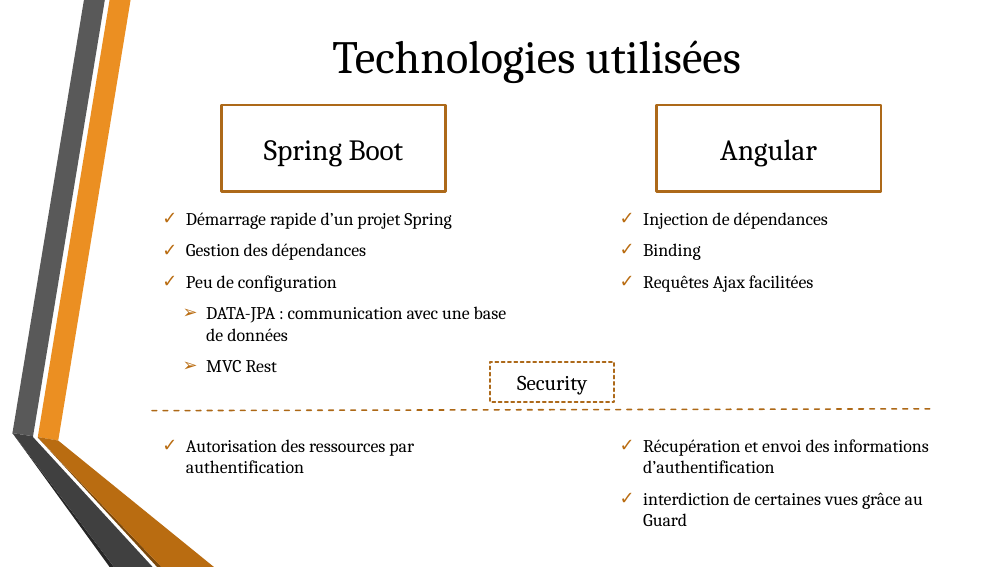
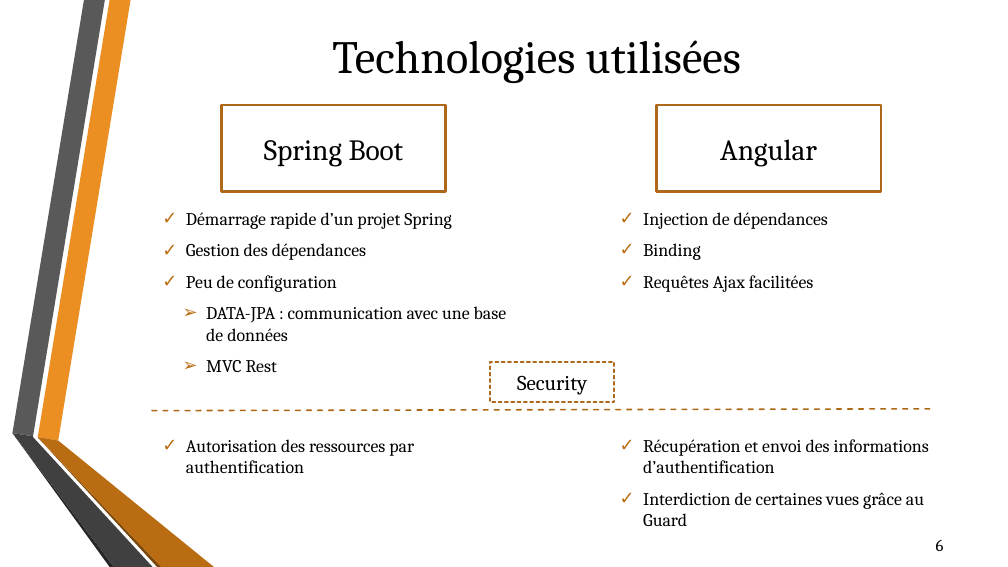
Before and after one commit to ddevillers/ncdz, a slide deck: slide 6 of NC-DROPZONE.pptx (slide 7 before the commit). Drawn at 1008x567 pixels with LibreOffice and Linux fonts; fonts in the diff are those of the drawing; background and template pictures are left out. Boxes give left, top, right and bottom in pixels: in the first picture for what was removed or moved away, otherwise in the second. Text is boxed around its words. In the diff, an @@ line names an element or a change of style, - is before the commit and + after.

```diff
--- a/NC-DROPZONE.pptx
+++ b/NC-DROPZONE.pptx
@@ text at (643, 492, 924, 526): text changed @@
-✓ interdiction de certaines vues grâce au Guard
+✓ Interdiction de certaines vues grâce au Guard
@@ page number added at (936, 540, 944, 551), 16 pt, text #000000 @@
+6
```
Also in this commit, not shown: 7 other slides changed, 5 slides added, 1 slide removed, 1 other file.
